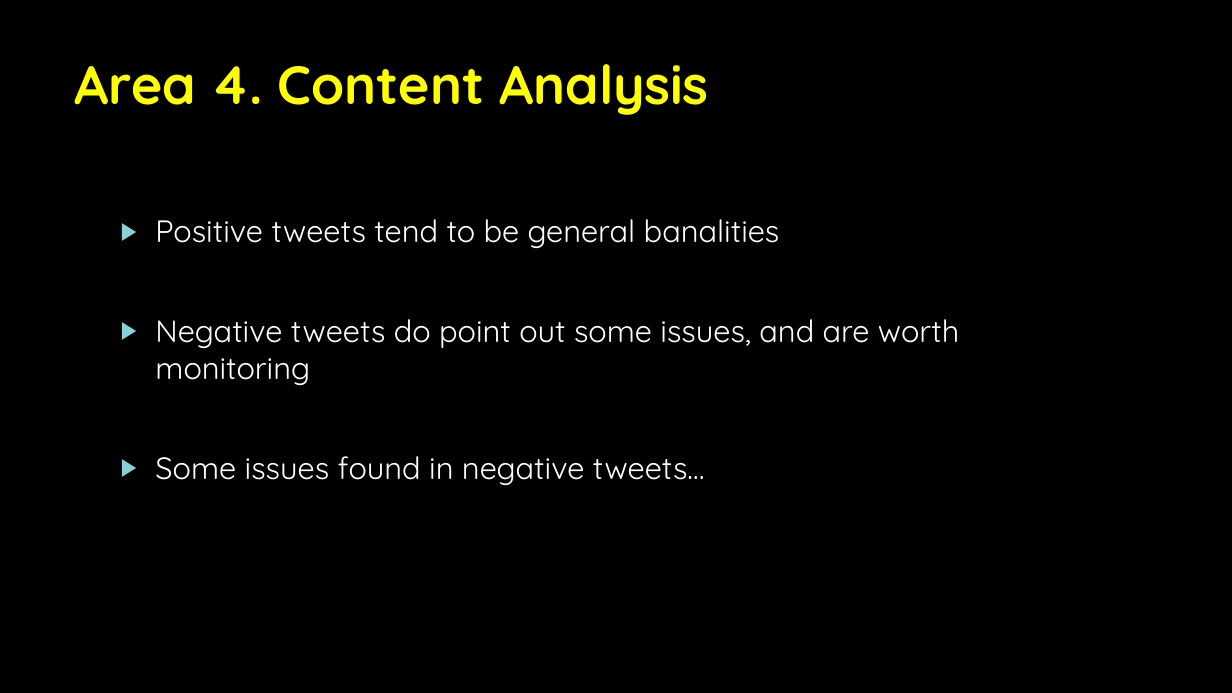
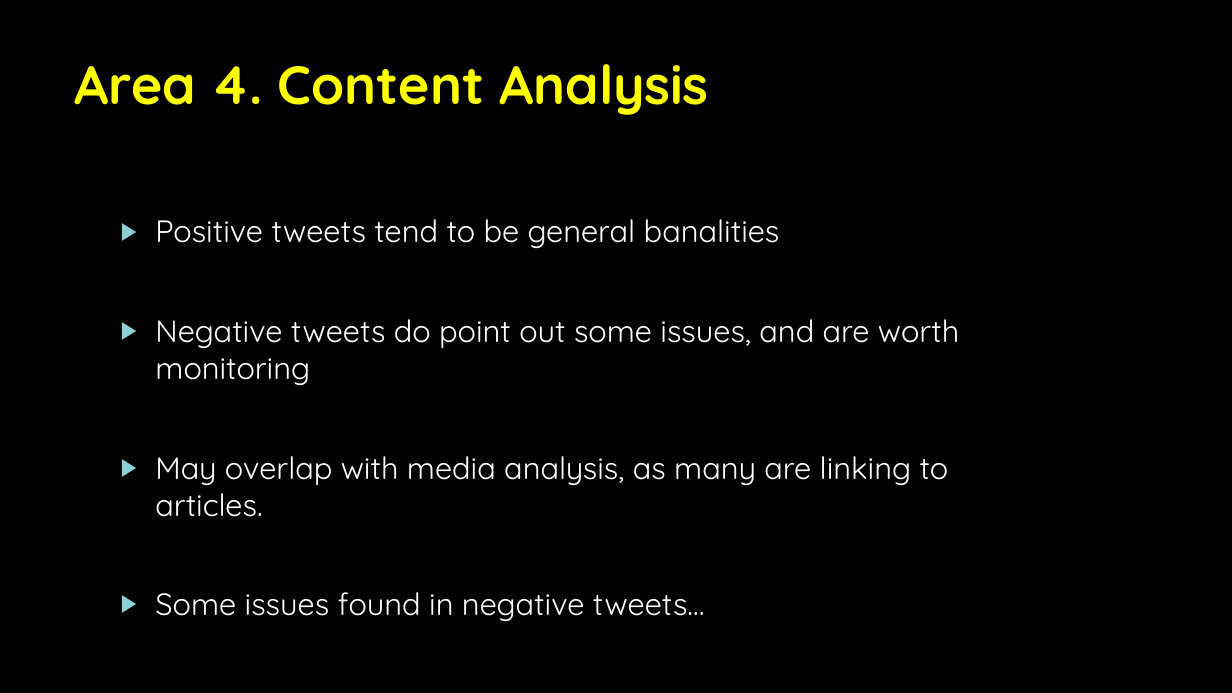
Before and after one commit to Luke-Patterson/BPCIA, a slide deck: slide 19 of BPCI Twitter Analysis Slides.pptx (slide 20 before the commit). Drawn at 1232x693 pixels with LibreOffice and Linux fonts; fonts in the diff are those of the drawing; background and template pictures are left out. Boxes give left, top, right and bottom in pixels: in the first picture for what was removed or moved away, otherwise in the second. Text is boxed around its words. In the diff, an @@ line names an element or a change of style, - is before the commit and + after.

```diff
--- a/BPCI Twitter Analysis Slides.pptx
+++ b/BPCI Twitter Analysis Slides.pptx
@@ text at [155,456,949,517]: paragraph added @@
+▶ May overlap with media analysis, as many are linking to articles.
```
Also in this commit, not shown: 1 other slide changed, 2 slides added, 2 slides removed, 35 other files.
